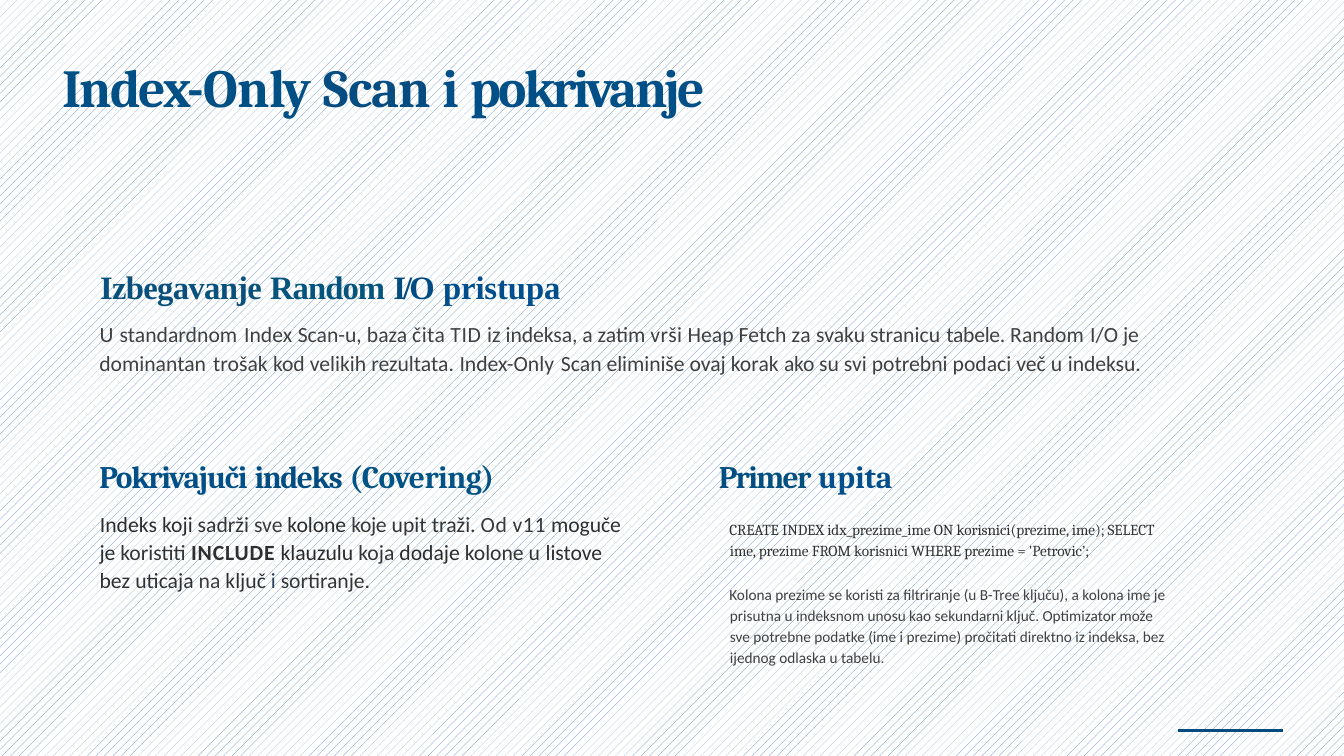
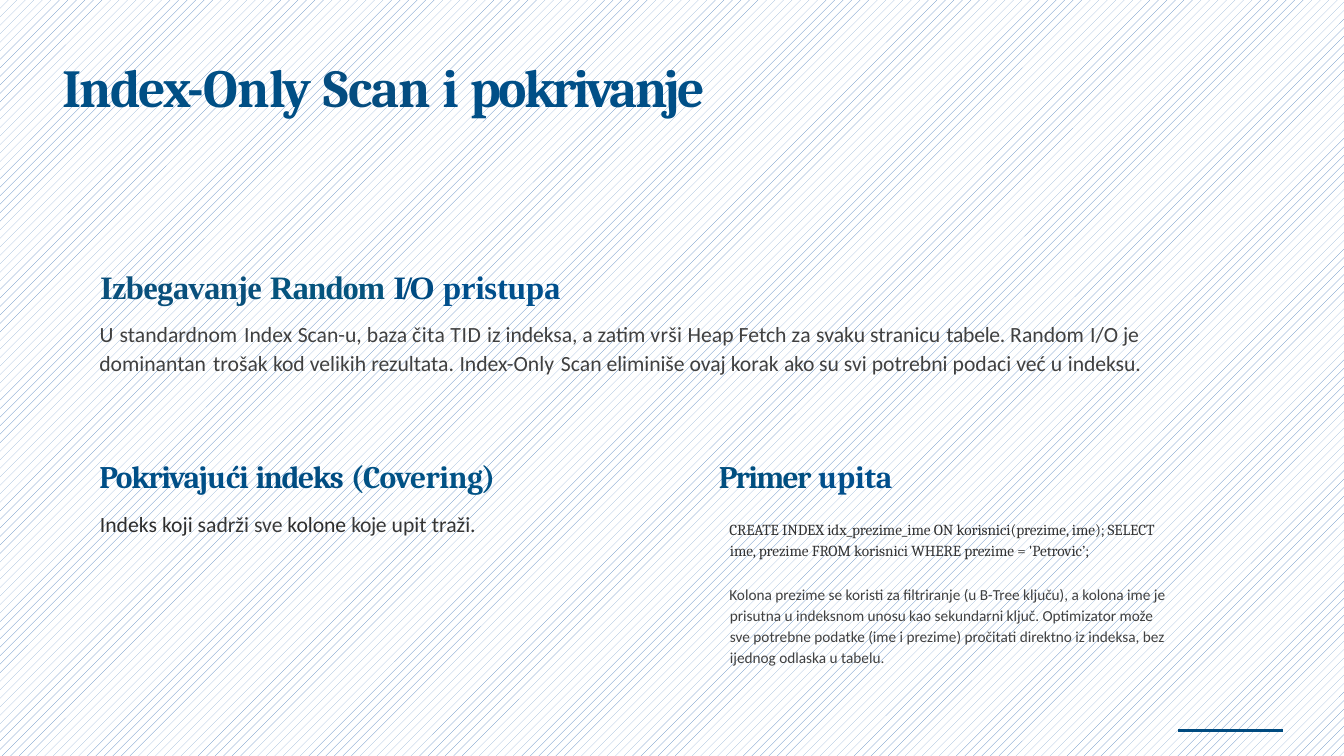
Before and after one commit to NemanjaCyber/SZUBP, a slide deck: slide 5 of P1/Index-Only i Bitmap Index Scan u PostgreSQL.pptx. Drawn at 1344x756 pixels with LibreOffice and Linux fonts; fonts in the diff are those of the drawing. Boxes give left, top, right and bottom in pixels: in the first picture for what was removed or moved away, otherwise in the second. Text is boxed around its words. In the diff, an @@ line names an element or a change of style, - is before the commit and + after.

```diff
--- a/P1/Index-Only i Bitmap Index Scan u PostgreSQL.pptx
+++ b/P1/Index-Only i Bitmap Index Scan u PostgreSQL.pptx
@@ text at [99,460,495,538]: text changed; text colour #343434 to #2D2D2D @@
-Pokrivajuči indeks (Covering)
-Indeks koji sadrži sve kolone koje upit traži. Od v11 moguče je koristiti INCLUDE klauzulu koja dodaje kolone u listove bez uticaja na ključ i sortiranje.
+Pokrivajući indeks (Covering)
+Indeks koji sadrži sve kolone koje upit traži.
```
Also in this commit, not shown: 5 other slides changed.
